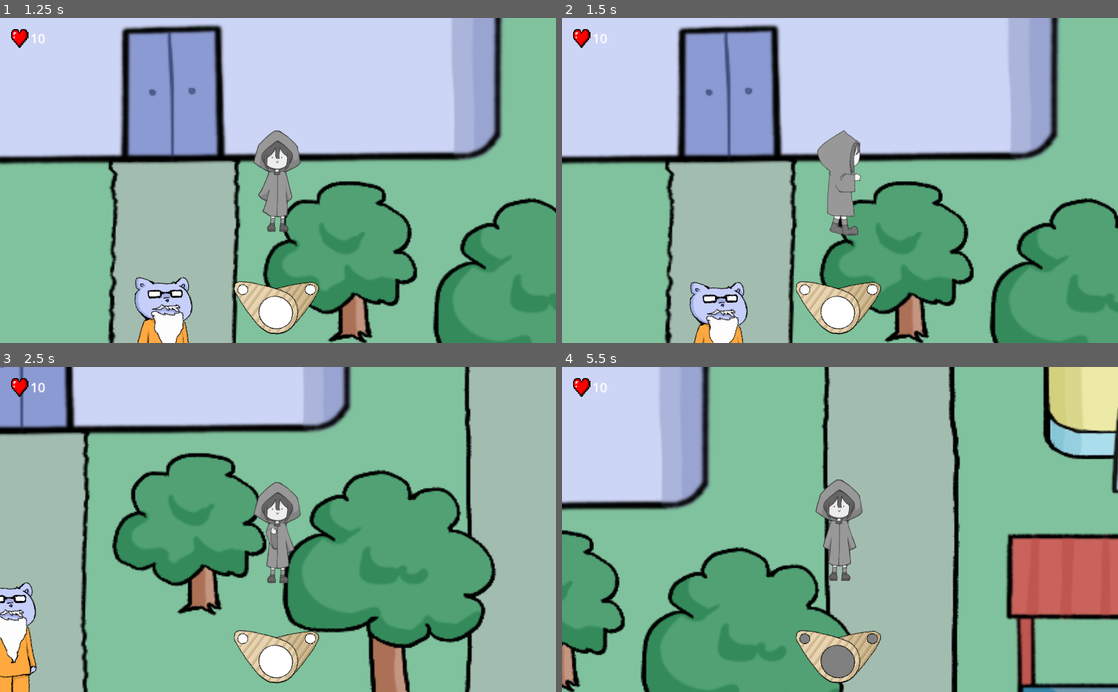
Above: before the commit, frames 1-4 (two rows, left to right).
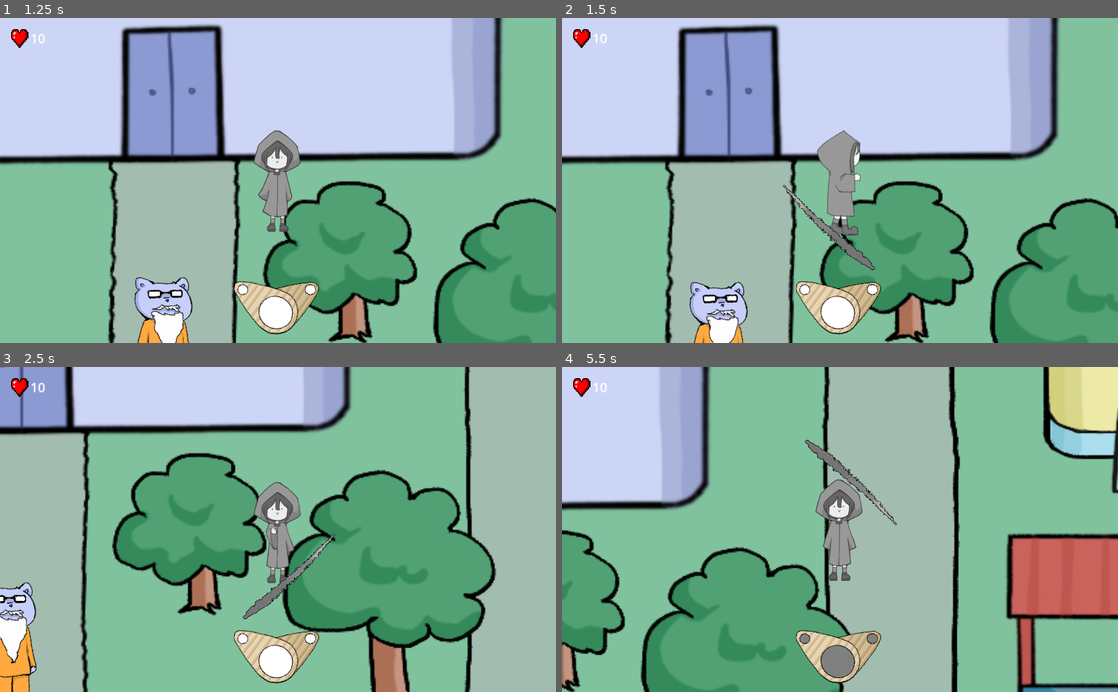
Above: after the commit, the same moments.

Repository: JMSVY-Super-Cool-Group-14/Dye-Chromatic
Game: Godot game, scene res://scenes/ui/main.tscn
Same seed, same stepped clock (60 frames per second), same inputs: the game is played once before the commit and once after it.
Inputs (mouse positions are in pixels of both pictures, inside the frame that each line leads up to):
- Up to frame 1 (1.25 s): click "New Game" at 0.5 s
- Up to frame 2 (1.5 s): move the mouse to (962, 164) at 1.27 s; hold D (move_right) from 1.28 s (still down); hold F (melee_attack) from 1.28 s (still down)
- Up to frame 3 (2.5 s): tap K (ultimate_attack) at 1.55, 2.1 s; move the mouse to (166, 545) at 2.02 s; release D (move_right) at 2.03 s; release F (melee_attack) at 2.03 s; hold S (move_down) from 2.03 s (still down); tap F (melee_attack) at 2.3 s
- Up to frame 4 (5.5 s): move the mouse to (895, 458) at 2.77 s; release S (move_down) at 2.78 s; hold D (move_right) 2.78-3.53 s; hold K (ultimate_attack) 2.78-3.53 s; tap C (interact) at 2.85 s; move the mouse to (812, 594) at 3.52 s; hold W (move_up) 3.53-4.28 s; tap F (melee_attack) at 3.6, 5.3 s; move the mouse to (1006, 578) at 4.27 s; hold Space (ranged_attack) 4.28-5.03 s; hold Q (left_colour) from 4.28 s (still down); tap K (ultimate_attack) at 4.55 s; move the mouse to (673, 480) at 5.02 s; tap J (special_attack) at 5.1 s

Frame 1 is identical in both runs. In frame 2, 0.5% of the frame differs, in the area x 39-57%, y 51-78%; in frame 3, 0.5%, in the area x 43-61%, y 51-78%; in frame 4, 0.5%.

Commit message:
Reworked combat
Changed combat to be hitbox based which is applied based on the animation. Also added combo functionality so that you can keep pressing attack for improved combat strings. Might have some bugs but seems to work.

Also added some code in the projectile script that might help make enemy projectiles work.

Diff:
--- a/src/scenes/Enemies/fire_slime.tscn
+++ b/src/scenes/Enemies/fire_slime.tscn
@@ -199,5 +199,3 @@
 
 [connection signal="body_entered" from="Hit Box" to="." method="_on_hit_box_body_entered"]
 [connection signal="body_exited" from="Hit Box" to="State Machine/RangeAttack" method="_on_hit_box_body_exited"]
-[connection signal="took_dmg" from="State Machine" to="." method="_on_state_machine_took_dmg"]
-[connection signal="took_dmg" from="State Machine" to="AnimatedSprite2D" method="_on_state_machine_took_dmg"]
--- a/src/scenes/player.tscn
+++ b/src/scenes/player.tscn
@@ -40,6 +40,10 @@
 [ext_resource type="Texture2D" uid="uid://dyxxmbruridks" path="res://assets/sprites/mc_basic.sprites/walk_back/walk_b6.tres" id="31_tl005"]
 [ext_resource type="Script" path="res://scripts/PlayerAnimated.gd" id="33_pu3a3"]
 [ext_resource type="Script" path="res://scripts/Camera2D.gd" id="34_oibyl"]
+[ext_resource type="Texture2D" uid="uid://dex3d2e5spbo6" path="res://assets/sprites/slash.sprites/Slash-1.tres" id="41_044ym"]
+[ext_resource type="Texture2D" uid="uid://ui4hssfnydx4" path="res://assets/sprites/slash.sprites/Slash-2.tres" id="42_ge6ck"]
+[ext_resource type="Texture2D" uid="uid://cxxag1we6q62f" path="res://assets/sprites/slash.sprites/Slash-3.tres" id="43_yem7g"]
+[ext_resource type="Texture2D" uid="uid://l2nvsqvjk3wm" path="res://assets/sprites/slash.sprites/Slash-4.tres" id="44_6dvai"]
 
 [sub_resource type="SpriteFrames" id="SpriteFrames_bgi2u"]
 animations = [{
@@ -210,6 +214,98 @@
 height = 1020.0
 
 [sub_resource type="CapsuleShape2D" id="CapsuleShape2D_ugejp"]
+
+[sub_resource type="SpriteFrames" id="SpriteFrames_jbfnq"]
+animations = [{
+"frames": [{
+"duration": 0.1,
+"texture": null
+}, {
+"duration": 0.1,
+"texture": ExtResource("41_044ym")
+}, {
+"duration": 0.1,
+"texture": ExtResource("42_ge6ck")
+}, {
+"duration": 0.1,
+"texture": ExtResource("43_yem7g")
+}, {
+"duration": 0.1,
+"texture": ExtResource("44_6dvai")
+}, {
+"duration": 0.1,
+"texture": null
+}],
+"loop": false,
+"name": &"attack",
+"speed": 15.0
+}]
+
+[sub_resource type="Animation" id="Animation_81yjo"]
+resource_name = "attack1"
+length = 3.5
+tracks/0/type = "value"
+tracks/0/imported = false
+tracks/0/enabled = true
+tracks/0/path = NodePath("MeleeAnimate1:frame")
+tracks/0/interp = 1
+tracks/0/loop_wrap = true
+tracks/0/keys = {
+"times": PackedFloat32Array(0, 0.2, 1, 1.8, 2.6, 3.5),
+"transitions": PackedFloat32Array(1, 1, 1, 1, 1, 1),
+"update": 1,
+"values": [0, 1, 2, 3, 4, 5]
+}
+tracks/1/type = "value"
+tracks/1/imported = false
+tracks/1/enabled = true
+tracks/1/path = NodePath("MeleeHitbox:disabled")
+tracks/1/interp = 1
+tracks/1/loop_wrap = true
+tracks/1/keys = {
+"times": PackedFloat32Array(0, 1, 3, 3.5),
+"transitions": PackedFloat32Array(1, 1, 1, 1),
+"update": 1,
+"values": [true, false, false, true]
+}
+
+[sub_resource type="AnimationLibrary" id="AnimationLibrary_qtfsg"]
+_data = {
+"attack1": SubResource("Animation_81yjo")
+}
+
+[sub_resource type="Animation" id="Animation_l0y56"]
+resource_name = "attack2"
+length = 3.5
+tracks/0/type = "value"
+tracks/0/imported = false
+tracks/0/enabled = true
+tracks/0/path = NodePath(".:frame")
+tracks/0/interp = 1
+tracks/0/loop_wrap = true
+tracks/0/keys = {
+"times": PackedFloat32Array(0, 0.2, 1, 1.8, 2.6, 3.5),
+"transitions": PackedFloat32Array(1, 1, 1, 1, 1, 1),
+"update": 1,
+"values": [0, 1, 2, 3, 4, 5]
+}
+tracks/1/type = "value"
+tracks/1/imported = false
+tracks/1/enabled = true
+tracks/1/path = NodePath("../MeleeHitbox:disabled")
+tracks/1/interp = 1
+tracks/1/loop_wrap = true
+tracks/1/keys = {
+"times": PackedFloat32Array(0, 1, 3, 3.5),
+"transitions": PackedFloat32Array(1, 1, 1, 1),
+"update": 1,
+"values": [true, false, false, true]
+}
+
+[sub_resource type="AnimationLibrary" id="AnimationLibrary_2r1e6"]
+_data = {
+"attack2": SubResource("Animation_l0y56")
+}
 
 [sub_resource type="CircleShape2D" id="CircleShape2D_aq8ff"]
 
@@ -221,7 +317,6 @@
 sprite_frames = SubResource("SpriteFrames_bgi2u")
 animation = &"melee_up"
 autoplay = "idle"
-frame_progress = 0.0637815
 script = ExtResource("33_pu3a3")
 
 [node name="CollisionShape2D" type="CollisionShape2D" parent="."]
@@ -235,11 +330,38 @@
 script = ExtResource("34_oibyl")
 
 [node name="MeleeRange" type="Area2D" parent="."]
-
-[node name="CollisionShape2D" type="CollisionShape2D" parent="MeleeRange"]
-scale = Vector2(8.68829, 5.42599)
+position = Vector2(0, -61)
+
+[node name="MeleeHitbox" type="CollisionShape2D" parent="MeleeRange"]
+scale = Vector2(6.12829, 4.58599)
 shape = SubResource("CapsuleShape2D_ugejp")
 disabled = true
+
+[node name="MeleeAnimate1" type="AnimatedSprite2D" parent="MeleeRange"]
+rotation = 1.5708
+scale = Vector2(0.2, 0.2)
+sprite_frames = SubResource("SpriteFrames_jbfnq")
+animation = &"attack"
+frame = 5
+
+[node name="MeleePlayer1" type="AnimationPlayer" parent="MeleeRange/MeleeAnimate1"]
+root_node = NodePath("../..")
+libraries = {
+"": SubResource("AnimationLibrary_qtfsg")
+}
+speed_scale = 12.0
+
+[node name="MeleeAnimate2" type="AnimatedSprite2D" parent="MeleeRange"]
+rotation = 1.5708
+scale = Vector2(0.2, -0.2)
+sprite_frames = SubResource("SpriteFrames_jbfnq")
+animation = &"attack"
+
+[node name="MeleePlayer2" type="AnimationPlayer" parent="MeleeRange/MeleeAnimate2"]
+libraries = {
+"": SubResource("AnimationLibrary_2r1e6")
+}
+speed_scale = 12.0
 
 [node name="BlueUlt" type="Area2D" parent="."]
 
@@ -248,4 +370,5 @@
 shape = SubResource("CircleShape2D_aq8ff")
 disabled = true
 
+[connection signal="body_entered" from="MeleeRange" to="." method="_on_melee_range_body_entered"]
 [connection signal="body_entered" from="BlueUlt" to="." method="_on_blue_ult_body_entered"]
--- a/src/scripts/StateMachine/EnemyStateMachine.gd
+++ b/src/scripts/StateMachine/EnemyStateMachine.gd
@@ -7,6 +7,7 @@
 @export var detection_range := 50.0
 @export var chase_range := 60.0
 @export var melee = true
+
 
 signal took_dmg
 
--- a/src/scripts/attacks/Projectile.gd
+++ b/src/scripts/attacks/Projectile.gd
@@ -47,5 +47,10 @@
 		body.recieve_knockeback(projectile_velocity, damage, attack_type)
 		queue_free()	#remove projectile instance
 
+	elif body.is_in_group("player"):
+		print("player hit")
+		body.take_fixed_damage(damage)
+		queue_free()
+
 func set_colour(colour: Color):
 	$Sprite2D.self_modulate = colour
--- a/src/scripts/player.gd
+++ b/src/scripts/player.gd
@@ -3,14 +3,18 @@
 signal hp_change(hp)
 signal colour_change(leftColour, rightColour, currentColour)
 
-var DELAY = 0.25
+var attackCooldown = 0.3
 var colourSwitchDelay = 0.1
 @export var maxHP = 100
 @export var hp = 10
 @export var hpRegen = 2
 @export var hpRegenDelay = 10
+var combo1 = false
+var combo2 = false
 var timePassed = 0
 var attackDelta = 0
+var comboDelta = 0
+var comboDamage = false
 var colourSwitchDelta = 0
 @export var magentaCooldown = 5
 var magentaDelta = 0 	# set to 0 so it is not on cooldown at start
@@ -19,7 +23,7 @@
 var blueUltDelta = 0
 @export var blueUltDamage = 70
 @export var blueUltCooldown = 30
-@export var meleeRange = 22
+@export var meleeRange = 18
 var velocity = Vector2.ZERO
 var leftColourSelect = ["grey", "red", "green", "blue"]
 var rightColourSelect = ["grey", "red", "green", "blue"]
@@ -40,6 +44,11 @@
 @onready var rangedTarget = Vector2.ZERO
 @onready var facingDirection = Vector2(0, 1)
 @export var speed = 100
+@onready var meleeNode = $"MeleeRange"
+@onready var meleeAnimate1 = $"MeleeRange/MeleeAnimate1/MeleePlayer1"
+@onready var meleeAnimate2 = $"MeleeRange/MeleeAnimate2/MeleePlayer2"
+@onready var meleeHitbox = $"MeleeRange/MeleeHitbox"
+var meleeDamage = 50
 @onready var fsm = $"../FiniteStateMachine"
 @onready var blueUlt = $"BlueUlt/CollisionShape2D"
 var melee_scene = preload("res://scenes/attacks/meleeAttack.tscn")
@@ -59,6 +68,7 @@
 	blueDelta -= delta
 	blueUltDelta -= delta
 	colourSwitchDelta += delta
+	comboDelta += delta
 
 	if timePassed > hpRegenDelay and hp < maxHP:
 		print("Regenerate health! Health is: ")
@@ -81,9 +91,7 @@
 		key_move()
 
 	# Facing direction check
-	if velocity.length() <= 0:
-		pass
-	else:
+	if velocity.length() > 0:
 		facingDirection = velocity
 
 	# Actual moving of object
@@ -113,13 +121,13 @@
 	attack_input(event)
 
 func attack_input(event):
-	if attackDelta > DELAY:
+	if attackDelta > attackCooldown:
 		if fsm.get_controller():
 			if event.is_action_pressed("ranged_attack") and rangedTarget!=Vector2.ZERO:
 				fire_projectile(rangedTarget, currentColour)
 				attackDelta = 0
 			elif event.is_action("melee_attack"):
-				melee_attack(currentColour)
+				melee_attack()
 				attackDelta = 0
 			elif event.is_action_pressed("special_attack"):
 				colour_special()
@@ -133,7 +141,7 @@
 				fire_projectile(mouse_pos, currentColour)
 				attackDelta = 0
 			elif event.is_action_pressed("melee_attack"):
-				melee_attack(currentColour)
+				melee_attack()
 				attackDelta = 0
 			elif event.is_action_pressed("special_attack"):
 				colour_special()
@@ -153,13 +161,35 @@
 		var direction = (target_pos - global_position).normalized()
 		projectile.set_direction(direction)
 
-func melee_attack(colour: String):
+func melee_attack_old():
 	var melee_strike = melee_scene.instantiate()
 	add_child(melee_strike)
 	slow(0.9, 0.2)
 	melee_strike.set_angle(facingDirection)
-	melee_strike.set_colour(colourWheel[colour])
+	melee_strike.set_colour(colourWheel[currentColour])
 	melee_strike.global_position = global_position + facingDirection.normalized()*meleeRange
+
+func melee_attack():
+
+	meleeNode.global_position = global_position + facingDirection.normalized()*meleeRange
+	meleeNode.global_rotation = facingDirection.angle() + PI/2
+	slow(0.9, 0.2)
+
+	if combo1 == true and comboDelta < attackCooldown*5:
+		meleeAnimate2.play("attack2")
+		combo1 = false
+		combo2 = true
+		comboDelta = 0
+	elif combo2 == true and comboDelta < attackCooldown*5:
+		comboDamage = true
+		meleeAnimate1.play("attack1")
+		meleeAnimate2.play("attack2")
+		combo2 = false
+	else:
+		meleeAnimate1.play("attack1")
+		combo1 = true
+		comboDelta = 0
+
 
 func colour_reset():
 	if !Input.is_action_pressed("left_colour") and !Input.is_action_pressed("right_colour"):
@@ -286,6 +316,7 @@
 		"blue":
 			print("blueUlt")
 			if blueUltDelta <= 0:
+				slow(0.8, 0.5)
 				blueUlt.set_disabled(false)
 				await get_tree().create_timer(0.1).timeout
 				blueUlt.set_disabled(true)
@@ -319,3 +350,13 @@
 		body.fsm.take_DOT_damage(blueUltDamage, 7)
 		var attack_type = "blueUlt"
 		body.recieve_knockeback(self.global_position, 0, attack_type)
+
+
+
+func _on_melee_range_body_entered(body):
+	if body.is_in_group("enemy"):
+		if comboDamage:
+			body.fsm.take_damage(meleeDamage*2)
+			comboDamage = false
+		else:
+			body.fsm.take_damage(meleeDamage)
Not shown: 1 places in src/scenes/game.tscn that only renumber resources
Not shown: 1 places in src/scenes/player.tscn that only renumber resources
Not shown, changed: src/assets/sprites/.DS_Store
